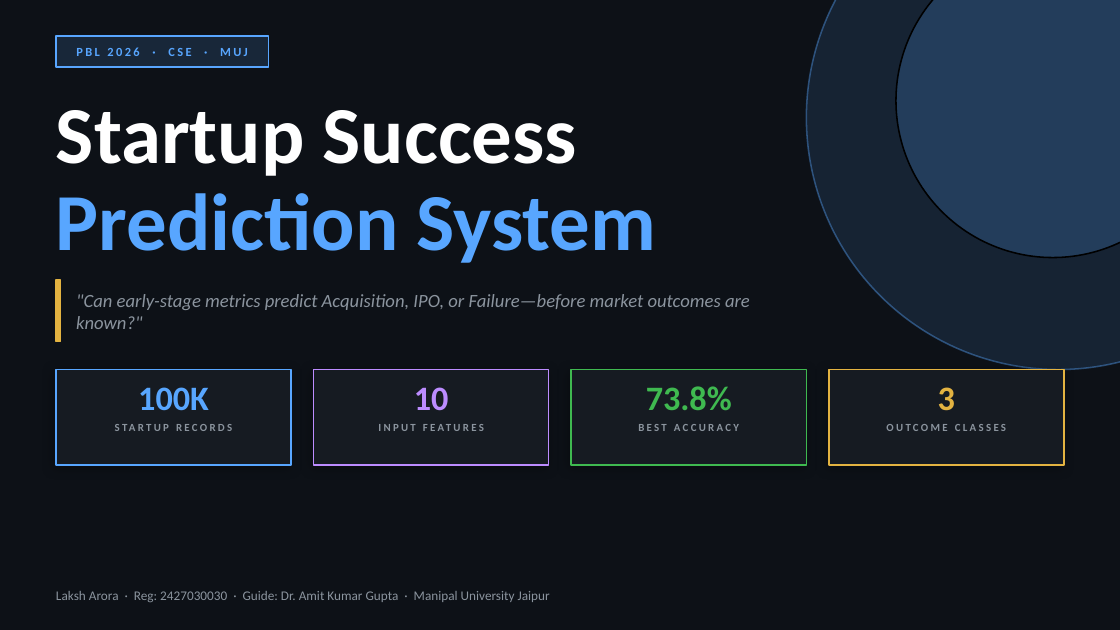
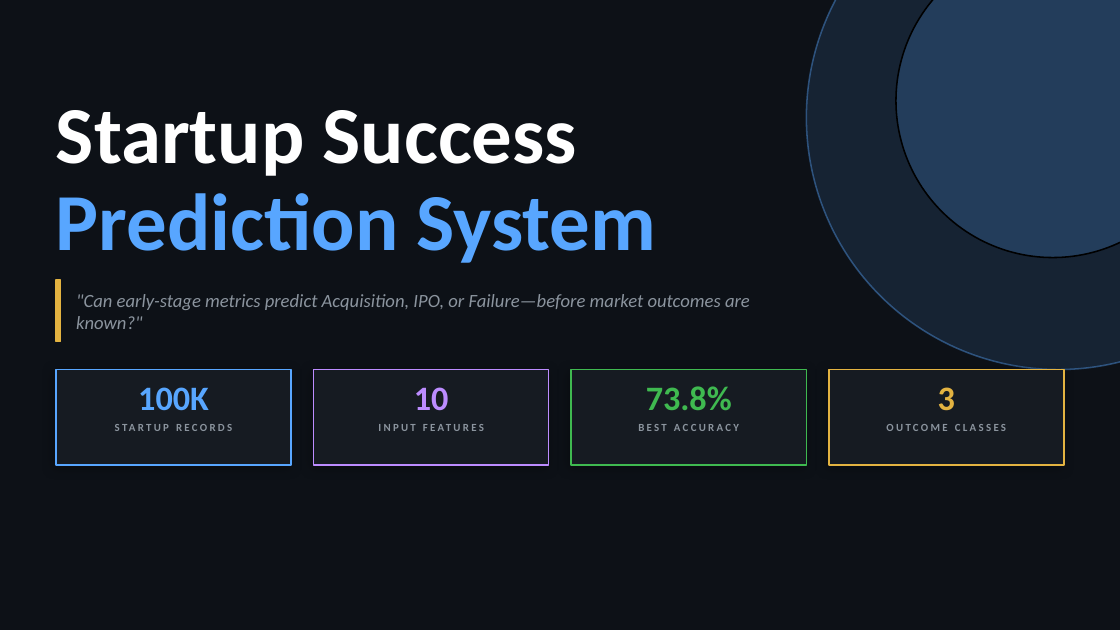
Before and after one commit to laksh753/ai-analyst-for-startup-valuation, a slide deck: slide 1 of startup_success_prediction.pptx. Drawn at 1120x630 pixels with LibreOffice and Linux fonts; fonts in the diff are those of the drawing. Boxes give left, top, right and bottom in pixels: in the first picture for what was removed or moved away, otherwise in the second. Text is boxed around its words. In the diff, an @@ line names an element or a change of style, - is before the commit and + after.

```diff
--- a/startup_success_prediction.pptx
+++ b/startup_success_prediction.pptx
@@ rectangle removed at box(56, 36, 269, 67) @@
@@ text removed at box(76, 47, 248, 56) @@
-PBL 2026 · CSE · MUJ
@@ text removed at box(56, 591, 550, 602) @@
-Laksh Arora · Reg: 2427030030 · Guide: Dr. Amit Kumar Gupta · Manipal University Jaipur
```
Also in this commit, not shown: 9 other slides changed.
